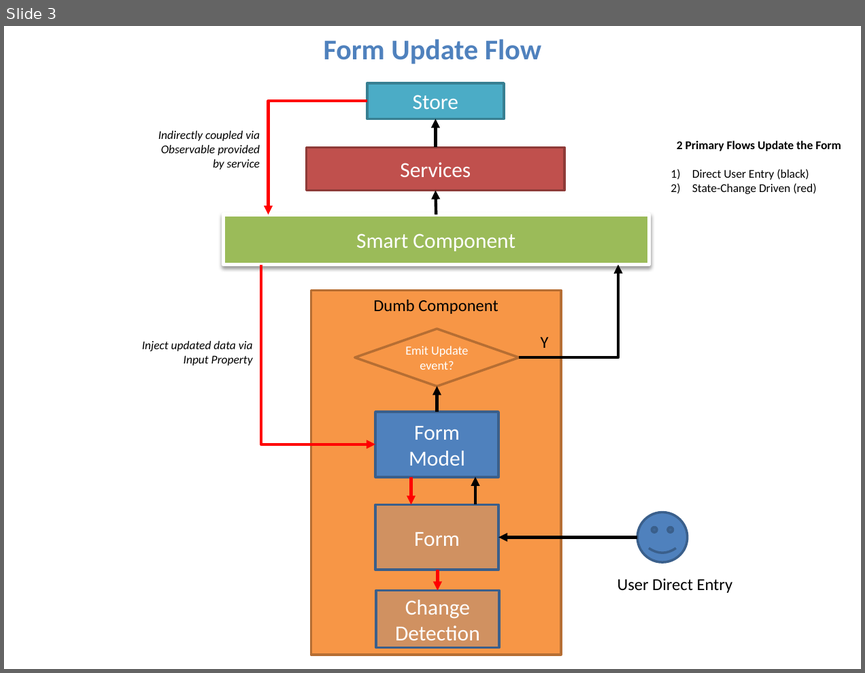
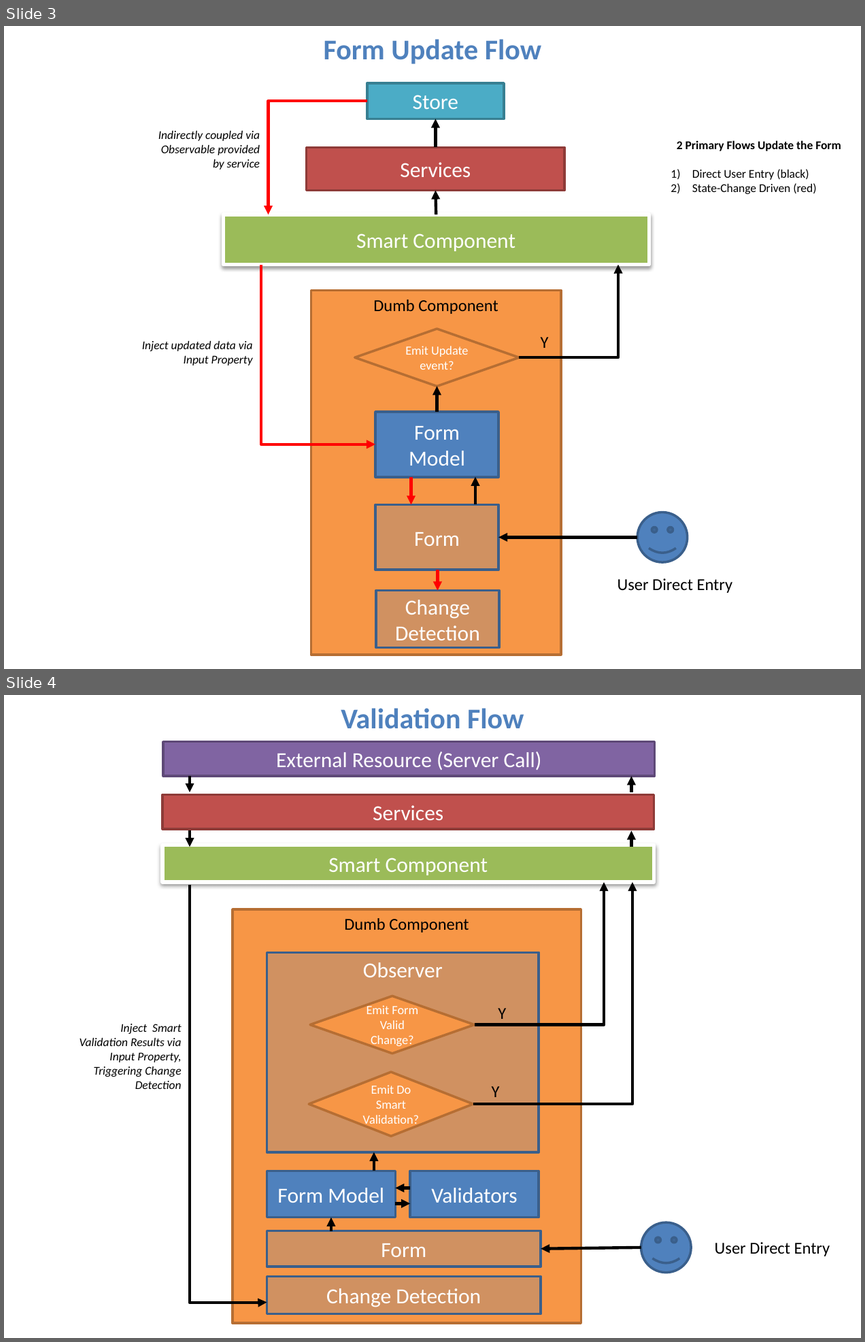
Before and after one commit to skijit/notes, a slide deck: resources/images/programming/Angular2ArchDrawings.pptx. Shown one above the other, each under a label of ours: slide 3 before the commit, slides 3 and 4 after it. The pictures are 865x673 and 865x1342 pixels, drawn with LibreOffice and Linux fonts; fonts in the diff are those of the drawing. Boxes give left, top, right and bottom in pixels: in the first picture for what was removed or moved away, otherwise in the second. Text is boxed around its words. In the diff, an @@ line names an element or a change of style, - is before the commit and + after.

```diff
--- a/resources/images/programming/Angular2ArchDrawings.pptx
+++ b/resources/images/programming/Angular2ArchDrawings.pptx
@@ slide 4 added at bbox=[4, 695, 861, 1338], background #FFFFFF @@
@@ text added at bbox=[341, 708, 524, 729], 24 pt, text #4F81BD, bold @@
+Validation Flow
@@ rectangle added at bbox=[163, 742, 654, 777], fill #8064A2, outline #5F4A78 2 pt, 18 pt, text #FFFFFF @@
+External Resource (Server Call)
@@ rectangle added at bbox=[162, 794, 653, 829], fill #C0504D, outline #8E3B39 2 pt, 18 pt, text #FFFFFF @@
+Services
@@ arrow added from (190, 777) to (190, 792), #000000 2.5 pt @@
@@ arrow added from (631, 792) to (631, 777), #000000 2.5 pt @@
@@ arrow added from (190, 830) to (190, 847), #000000 2.5 pt @@
@@ arrow added from (631, 847) to (631, 830), #000000 2.5 pt @@
@@ rectangle added at bbox=[162, 845, 653, 882], fill #9BBB59, outline #FFFFFF 3 pt, 18 pt, text #FFFFFF @@
+Smart Component
@@ elbow arrow added from (190, 884) to (267, 1302), #000000 2.5 pt @@
@@ elbow arrow added from (473, 1104) to (632, 882), #000000 2.5 pt @@
@@ elbow arrow added from (475, 1025) to (604, 882), #000000 2.5 pt @@
@@ rectangle added at bbox=[232, 909, 581, 1323], fill #F79646, outline #B76F34 2 pt @@
@@ text added at bbox=[344, 918, 468, 932], 14 pt, text #000000 @@
+Dumb Component
@@ rectangle added at bbox=[267, 952, 538, 1152], fill #4F81BD at 23% opacity, outline #3A5F8C 2 pt, 18 pt, text #FFFFFF @@
+Observer
@@ diamond added at bbox=[310, 996, 475, 1053], fill #F79646, outline #B76F34 2 pt, 10.5 pt, text #FFFFFF @@
+Emit Form Valid Change?
@@ text added at bbox=[498, 1008, 506, 1019], 14 pt, text #000000 @@
+Y
@@ text added at bbox=[79, 1023, 181, 1089], 10 pt, text #000000, italic @@
+Inject Smart Validation Results via Input Property, Triggering Change Detection
@@ diamond added at bbox=[309, 1072, 473, 1136], fill #F79646, outline #B76F34 2 pt, 10.5 pt, text #FFFFFF @@
+Emit Do Smart Validation?
@@ text added at bbox=[492, 1086, 500, 1097], 14 pt, text #000000 @@
+Y
@@ arrow added from (374, 1170) to (374, 1152), #000000 2.5 pt @@
@@ rectangle added at bbox=[267, 1170, 396, 1217], fill #4F81BD, outline #3A5F8C 2 pt, 18 pt, text #FFFFFF @@
+Form Model
@@ rectangle added at bbox=[410, 1170, 538, 1217], fill #4F81BD, outline #3A5F8C 2 pt, 18 pt, text #FFFFFF @@
+Validators
@@ arrow added from (396, 1203) to (410, 1203), #000000 2.5 pt @@
@@ arrow added from (410, 1187) to (396, 1187), #000000 2.5 pt @@
@@ arrow added from (331, 1231) to (331, 1217), #000000 2.5 pt @@
@@ smiley face added at bbox=[640, 1222, 690, 1272], fill #4F81BD, outline #3A5F8C 2 pt @@
@@ rectangle added at bbox=[267, 1231, 541, 1266], fill #4F81BD at 23% opacity, outline #3A5F8C 2 pt, 18 pt, text #FFFFFF @@
+Form
@@ text added at bbox=[715, 1242, 830, 1256], 14 pt, text #000000 @@
+User Direct Entry
@@ arrow added from (640, 1246) to (541, 1249), #000000 2.5 pt @@
@@ rectangle added at bbox=[267, 1276, 541, 1314], fill #4F81BD at 23% opacity, outline #3A5F8C 2 pt, 18 pt, text #FFFFFF @@
+Change Detection
```
Also in this commit, not shown: 3 other files.
